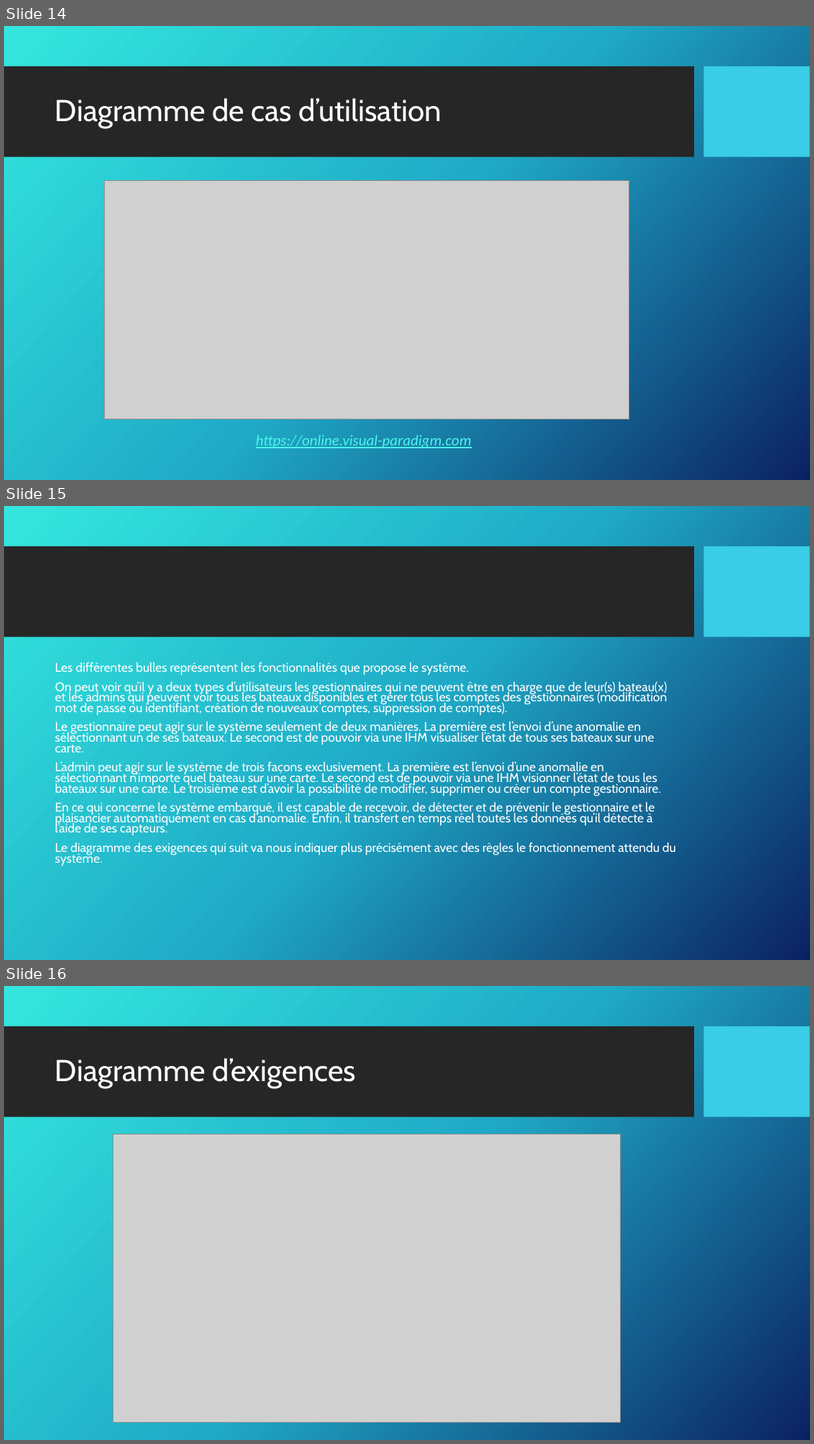
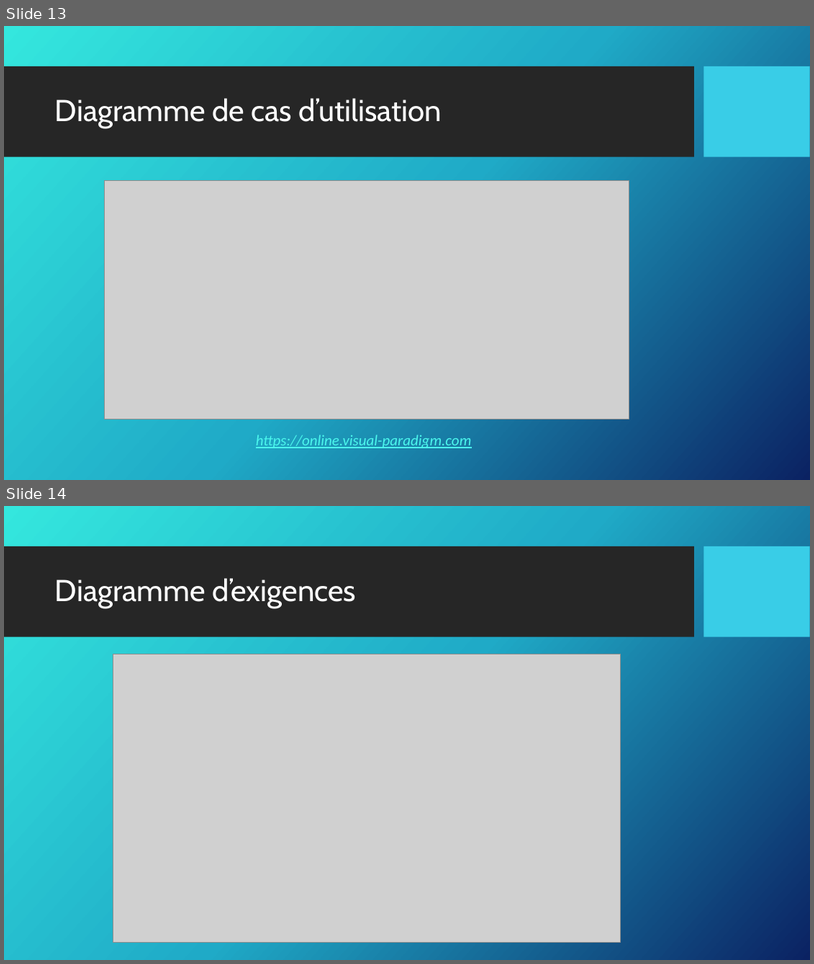
Before and after one commit to vincentsn2/Projet_BTS_Tracking_GPS, a slide deck: Diagramme/Arthur/revueArthurBRICE1.pptx. Shown one above the other, each under a label of ours: slides 14, 15 and 16 before the commit, slides 13 and 14 after it. The pictures are 814x1444 and 814x964 pixels, drawn with LibreOffice and Linux fonts; fonts in the diff are those of the drawing; grey boxes stand for pictures; background and template pictures are left out. Boxes give left, top, right and bottom in pixels: in the first picture for what was removed or moved away, otherwise in the second. Text is boxed around its words. In the diff, an @@ line names an element or a change of style, - is before the commit and + after.

```diff
--- a/Diagramme/Arthur/revueArthurBRICE1.pptx
+++ b/Diagramme/Arthur/revueArthurBRICE1.pptx
@@ slide 15 removed at (4,506,810,960), background picture (left out); not listed: 2 template elements that a slide beside it also shows @@
@@ text removed at (55,662,676,865) @@
-Les différentes bulles représentent les fonctionnalités que propose le système.
-On peut voir qu’il y a deux types d’utilisateurs les gestionnaires qui ne peuvent être en charge que de leur(s) bateau(x) et les admins qui peuvent voir tous les bateaux disponibles et gérer tous les comptes des gestionnaires (modification mot de passe ou identifiant, création de nouveaux comptes, suppression de comptes).
-Le gestionnaire peut agir sur le système seulement de deux manières. La première est l’envoi d’une anomalie en sélectionnant un de ses bateaux. Le second est de pouvoir via une IHM visualiser l’état de tous ses bateaux sur une carte.
-L’admin peut agir sur le système de trois façons exclusivement. La première est l’envoi d’une anomalie en sélectionnant n’importe quel bateau sur une carte. Le second est de pouvoir via une IHM visionner l’état de tous les bateaux sur une carte. Le troisième est d’avoir la possibilité de modifier, supprimer ou créer un compte gestionnaire.
-En ce qui concerne le système embarqué, il est capable de recevoir, de détecter et de prévenir le gestionnaire et le plaisancier automatiquement en cas d’anomalie. Enfin, il transfert en temps réel toutes les données qu’il détecte à l’aide de ses capteurs.
-Le diagramme des exigences qui suit va nous indiquer plus précisément avec des règles le fonctionnement attendu du système.
@@ what was slide 14 is now slide 13 @@
@@ what was slide 16 is now slide 14 @@
```
Also in this commit, not shown: 26 slides changed, 3 slides added, 15 other slides removed.
